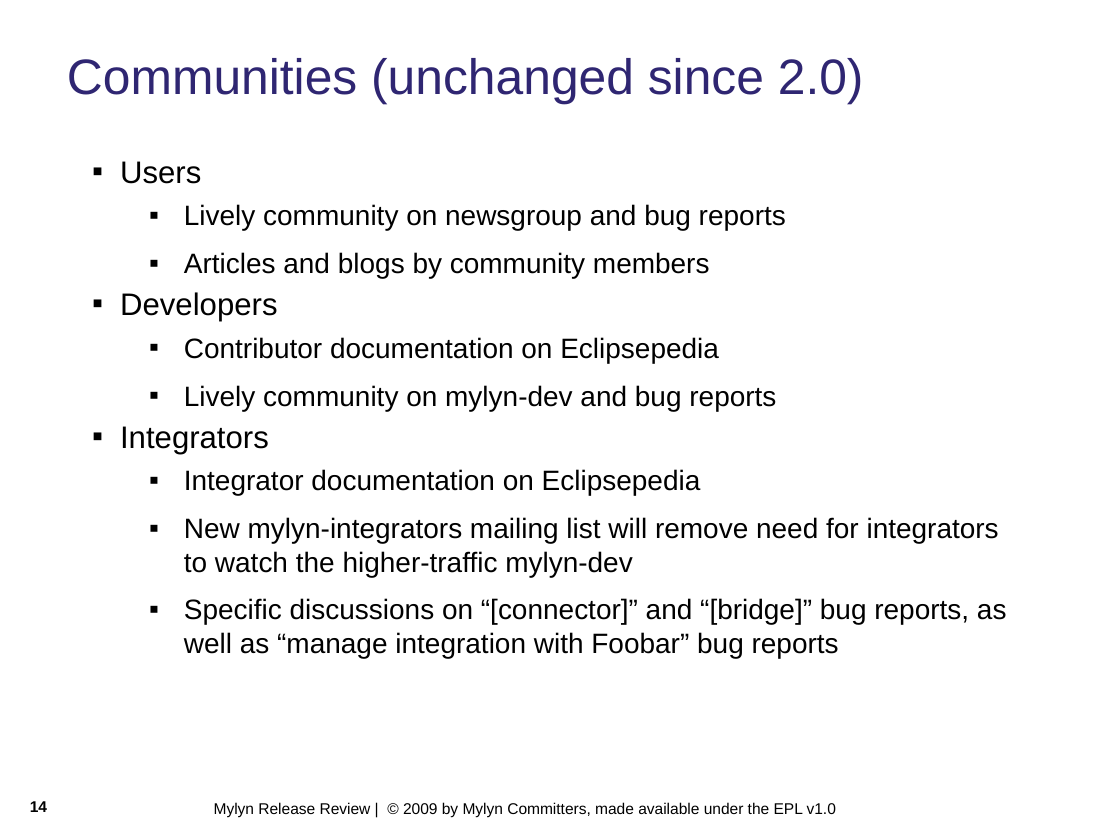
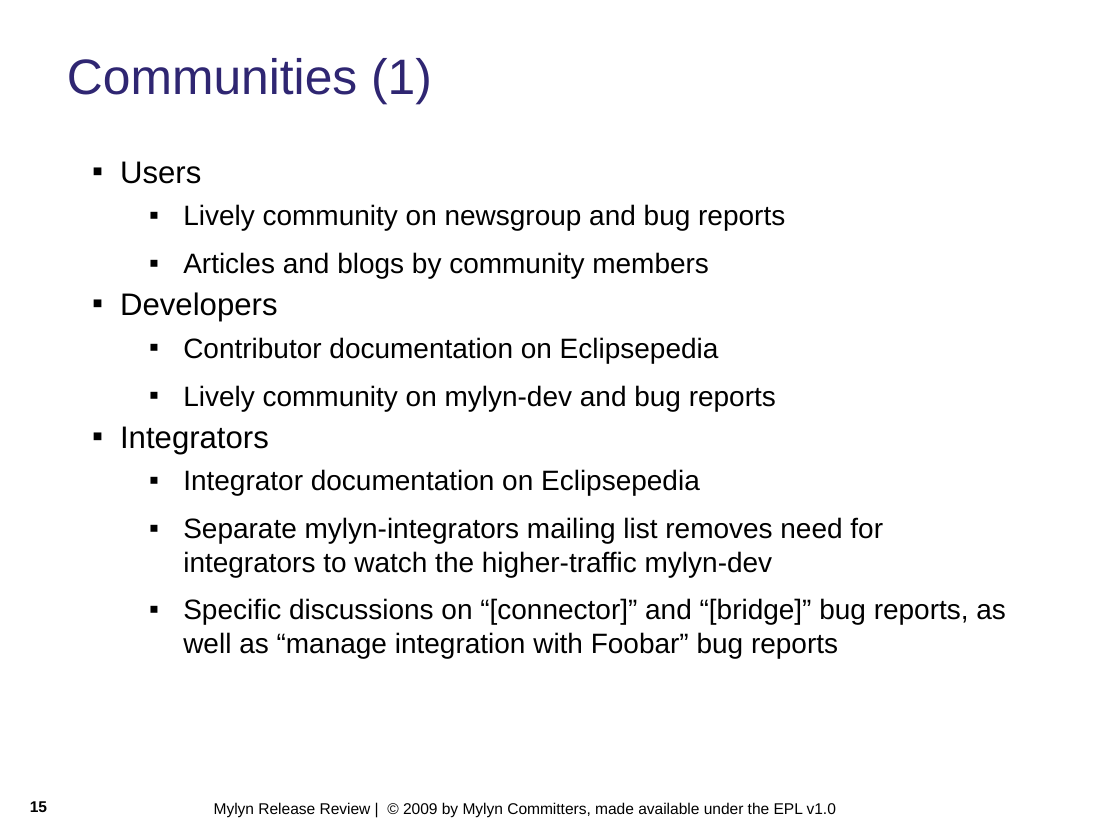
Before and after one commit to eclipse-mylyn/mylyn-website, a slide deck: slide 15 of publications/2009-03-mylyn-3.1-release-review.ppt (slide 14 before the commit). Drawn at 1120x840 pixels with LibreOffice and Linux fonts; fonts in the diff are those of the drawing; background and template pictures are left out. Boxes give left, top, right and bottom in pixels: in the first picture for what was removed or moved away, otherwise in the second. Text is boxed around its words. In the diff, an @@ line names an element or a change of style, - is before the commit and + after.

Commit message:
NEW - bug 263860: prepare Mylyn 3.1 release review https://bugs.eclipse.org/bugs/show_bug.cgi?id=263860

```diff
--- a/publications/2009-03-mylyn-3.1-release-review.ppt
+++ b/publications/2009-03-mylyn-3.1-release-review.ppt
@@ text at [67, 58, 432, 104]: text changed @@
-Communities (unchanged since 2.0)
+Communities (1)
@@ text at [120, 161, 1006, 658]: indent changed @@
@@ text at [183, 517, 883, 577]: text changed @@
-  ▪ New mylyn-integrators mailing list will remove need for integrators to watch the higher-traffic mylyn-dev
+  ▪ Separate mylyn-integrators mailing list removes need for integrators to watch the higher-traffic mylyn-dev
@@ page number at [30, 801, 47, 812]: text changed @@
-14
+15
```
Also in this commit, not shown: 13 other slides changed, 3 slides added, 1 slide removed.
